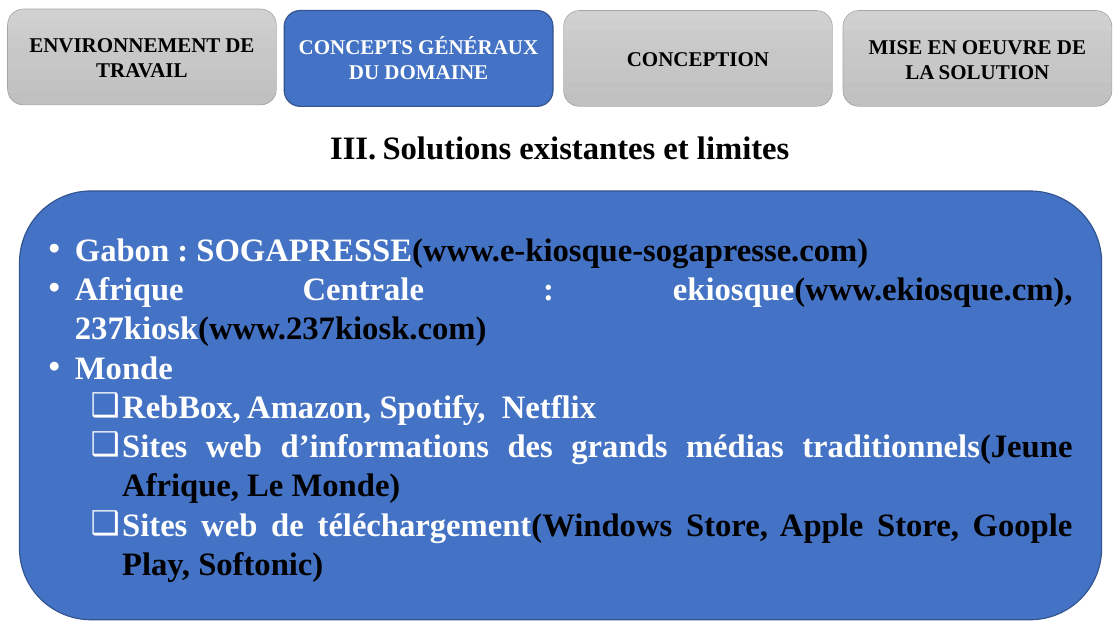
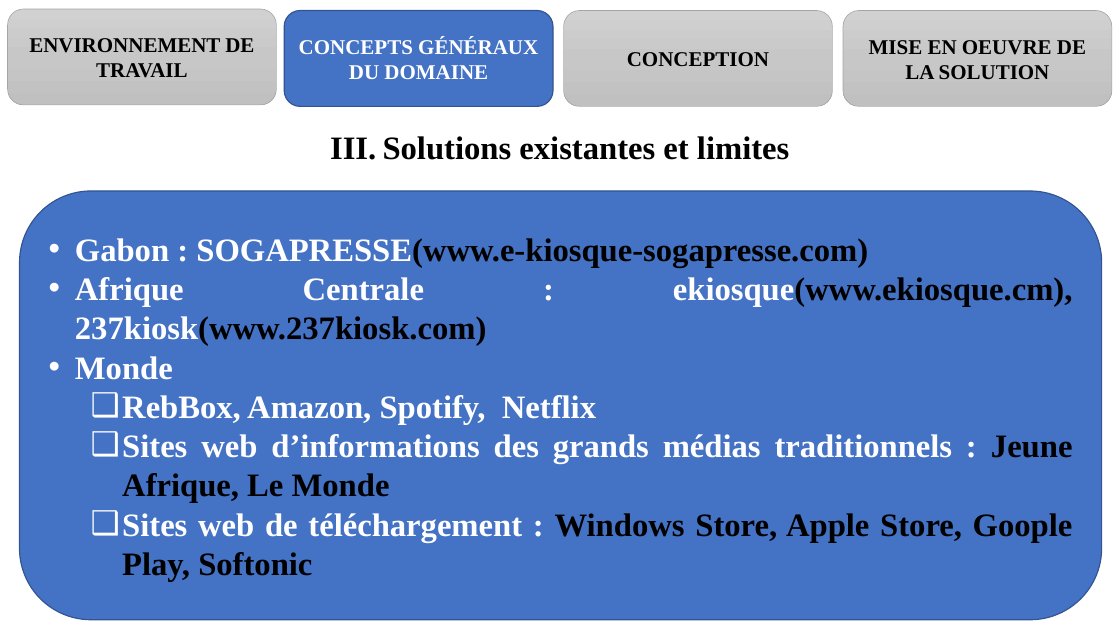
Before and after one commit to melaken/distdocs, a slide deck: slide 12 of Documents/theme/diapo.pptx. Drawn at 1120x630 pixels with LibreOffice and Linux fonts; fonts in the diff are those of the drawing. Boxes give left, top, right and bottom in pixels: in the first picture for what was removed or moved away, otherwise in the second. Text is boxed around its words. In the diff, an @@ line names an element or a change of style, - is before the commit and + after.

```diff
--- a/Documents/theme/diapo.pptx
+++ b/Documents/theme/diapo.pptx
@@ text in rounded rectangle at box(122, 434, 1073, 581): text changed @@
-  ❑ Sites web d’informations des grands médias traditionnels(Jeune Afrique, Le Monde)
-  ❑ Sites web de téléchargement(Windows Store, Apple Store, Goople Play, Softonic)
+  ❑ Sites web d’informations des grands médias traditionnels : Jeune Afrique, Le Monde
+  ❑ Sites web de téléchargement : Windows Store, Apple Store, Goople Play, Softonic
```
Also in this commit, not shown: 2 other slides changed, 4 other files.
